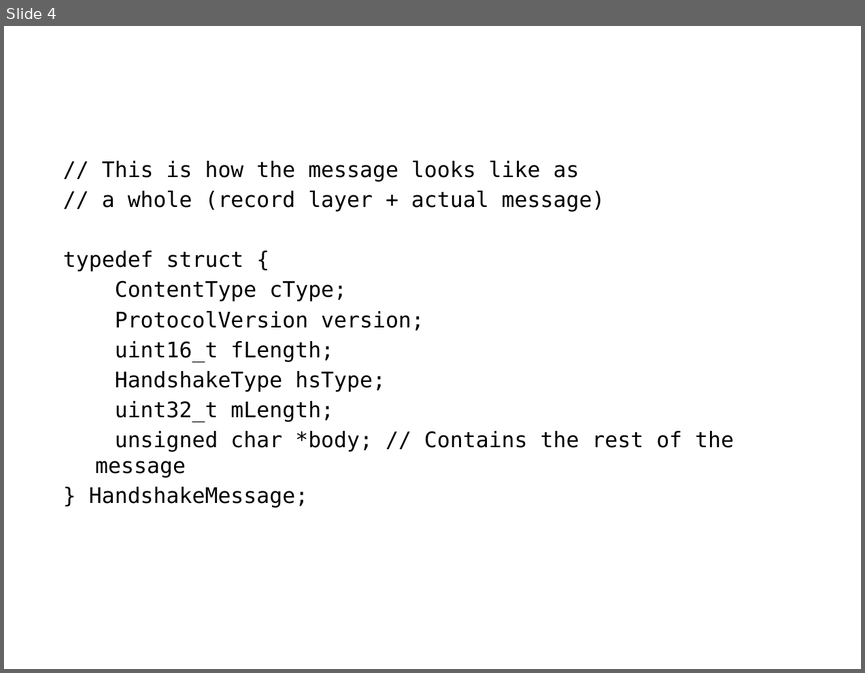
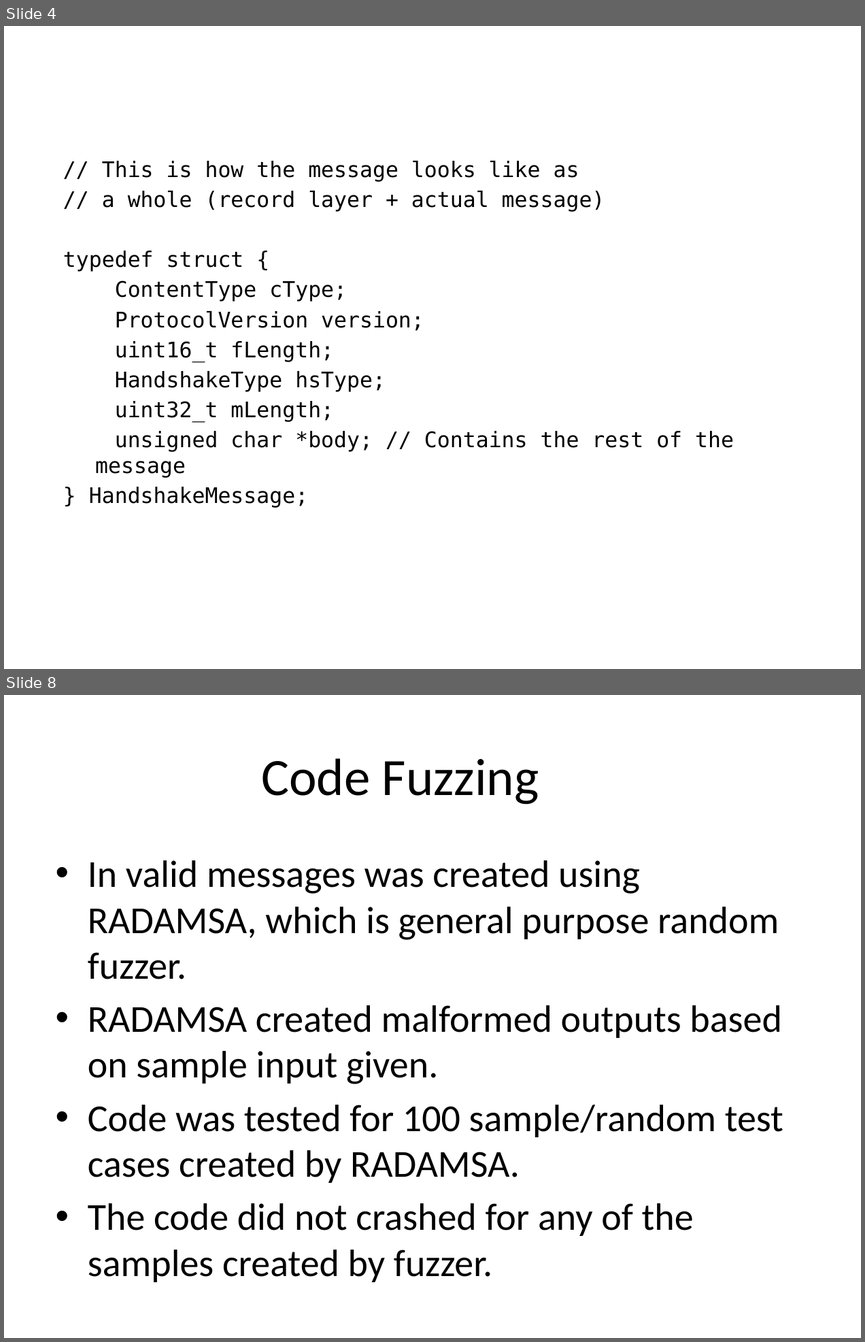
Before and after one commit to bayotop/tls-parser, a slide deck: parser-presentation.pptx. Shown one above the other, each under a label of ours: slide 4 before the commit, slides 4 and 8 after it; the slides between them are not shown. The pictures are 865x673 and 865x1342 pixels, drawn with LibreOffice and Linux fonts; fonts in the diff are those of the drawing. Boxes give left, top, right and bottom in pixels: in the first picture for what was removed or moved away, otherwise in the second. Text is boxed around its words. In the diff, an @@ line names an element or a change of style, - is before the commit and + after.

```diff
--- a/parser-presentation.pptx
+++ b/parser-presentation.pptx
@@ slide 8 added at box(4, 695, 861, 1338), background #FFFFFF @@
@@ title added at box(261, 758, 539, 804), 44 pt, text #000000 @@
+Code Fuzzing
@@ text added at box(88, 860, 783, 1282), 32 pt, text #000000 @@
+• In valid messages was created using RADAMSA, which is general purpose random fuzzer.
+• RADAMSA created malformed outputs based on sample input given.
+• Code was tested for 100 sample/random test cases created by RADAMSA.
+• The code did not crashed for any of the samples created by fuzzer.
```
Also in this commit, not shown: 3 other slides added.
